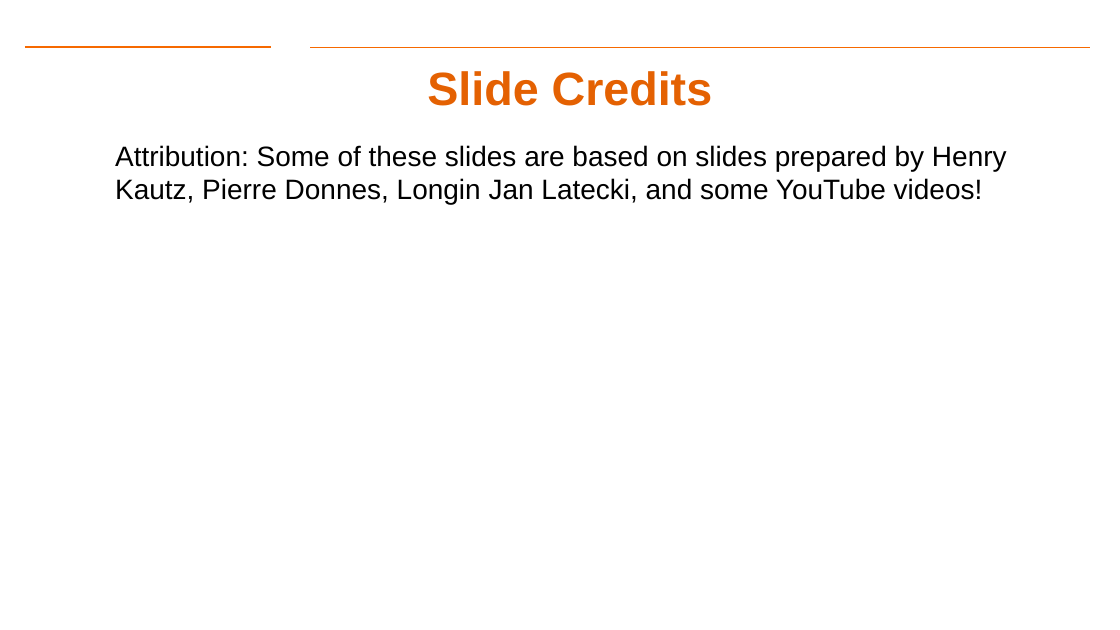
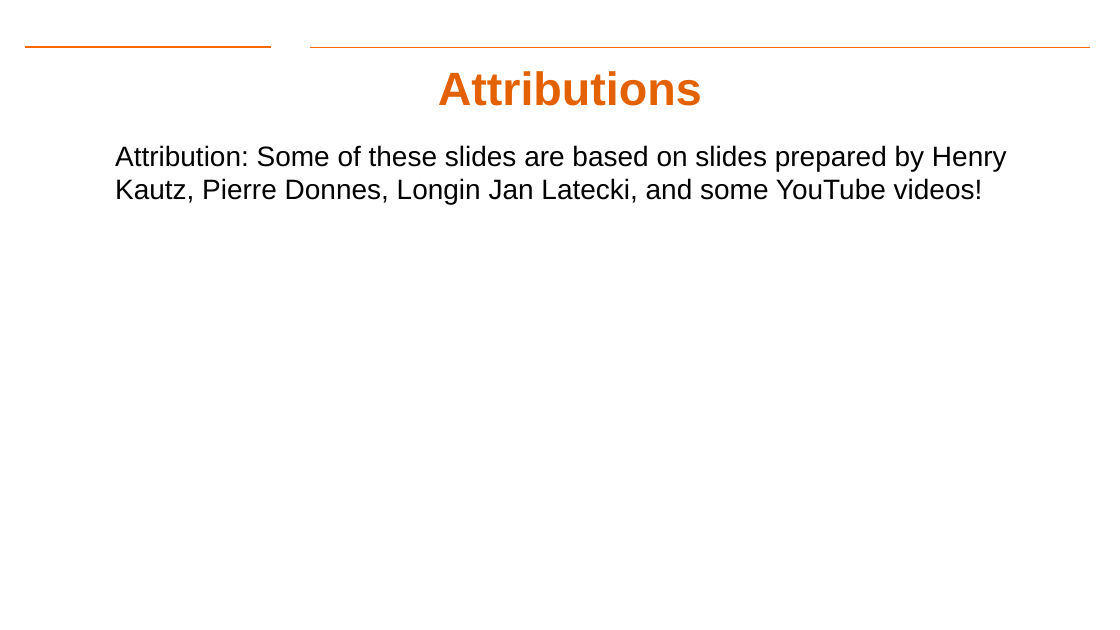
Before and after one commit to gk5951/RIT-DSCI-633-FDS, a slide deck: slide 28 of Syllabus/Lecture07/Lec07.pptx. Drawn at 1120x630 pixels with LibreOffice and Linux fonts; fonts in the diff are those of the drawing; background and template pictures are left out. Boxes give left, top, right and bottom in pixels: in the first picture for what was removed or moved away, otherwise in the second. Text is boxed around its words. In the diff, an @@ line names an element or a change of style, - is before the commit and + after.

```diff
--- a/Syllabus/Lecture07/Lec07.pptx
+++ b/Syllabus/Lecture07/Lec07.pptx
@@ title at (438,71,702,106): text changed @@
-Slide Credits
+Attributions
```
Also in this commit, not shown: 2 other files.
